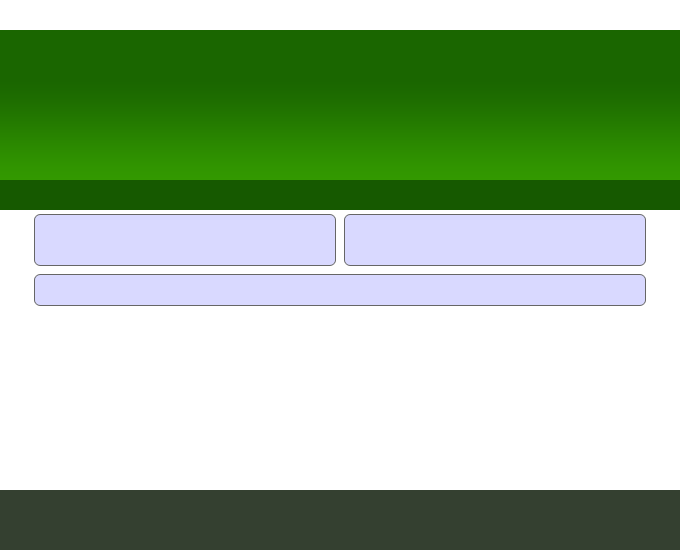
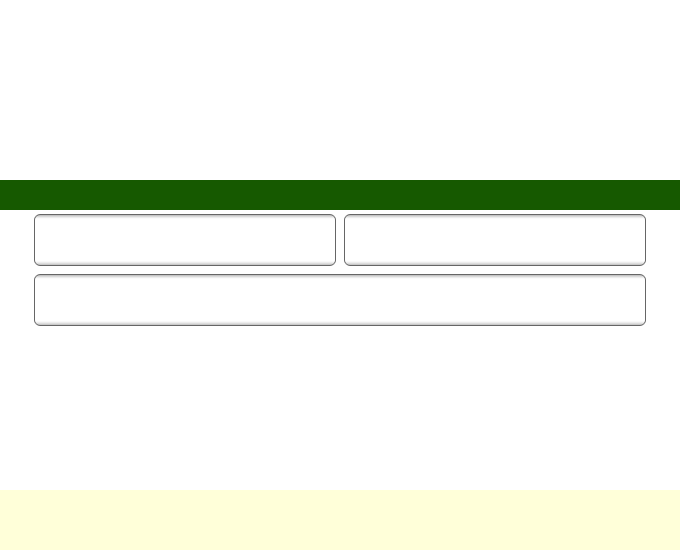
Two versions of the same layered image (680x550). Layer-by-layer changes:
removed layer "header" over [0,30,680,180]
removed layer "header / footer widgets" over [35,215,645,305]
added layer "header widgets" above "header boxes" over [35,275,645,325]
added layer "header boxes" above "footer" over [35,215,645,265]
